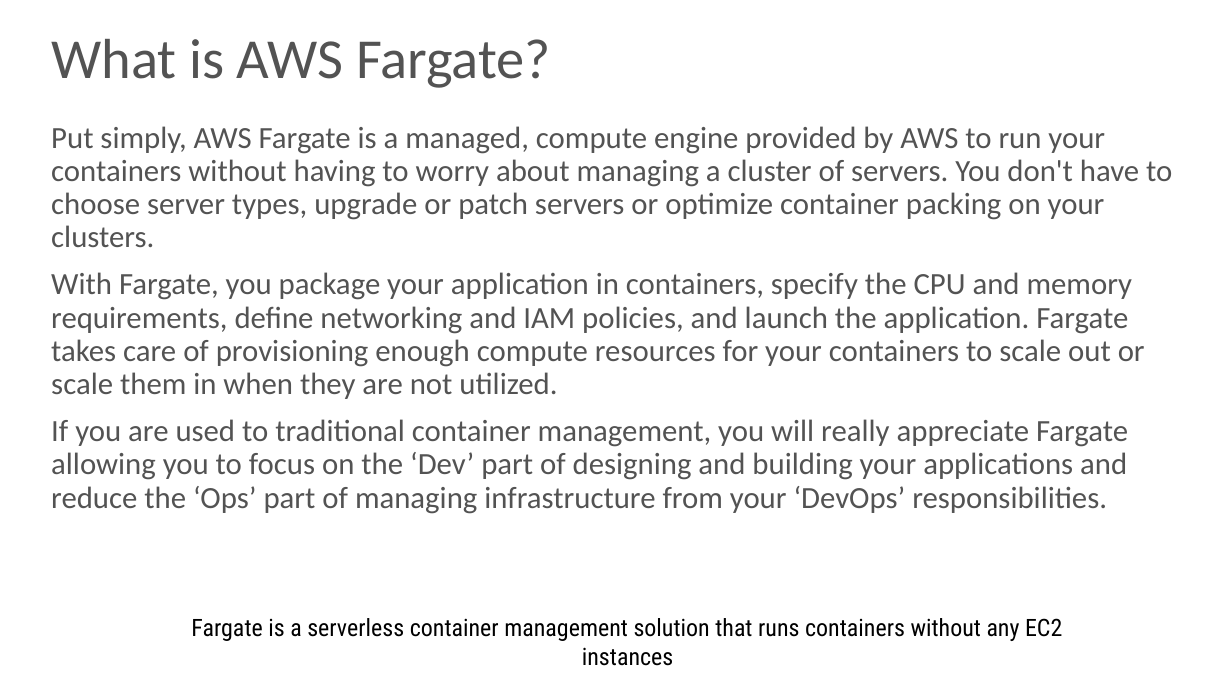
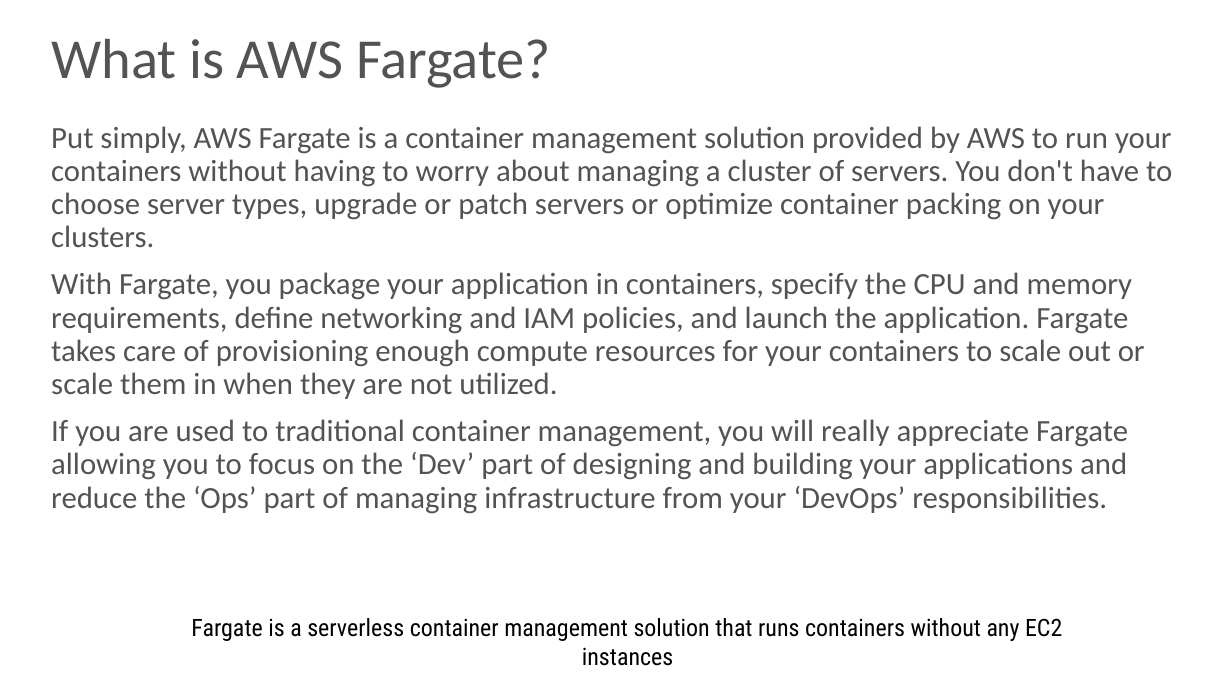
Before and after one commit to skarlekar/fargate-patterns, a slide deck: slide 4 of presentation/Fargate Patterns.pptx. Drawn at 1232x693 pixels with LibreOffice and Linux fonts; fonts in the diff are those of the drawing; background and template pictures are left out. Boxes give left, top, right and bottom in pixels: in the first picture for what was removed or moved away, otherwise in the second. Text is boxed around its words. In the diff, an @@ line names an element or a change of style, - is before the commit and + after.

```diff
--- a/presentation/Fargate Patterns.pptx
+++ b/presentation/Fargate Patterns.pptx
@@ text at (51, 126, 1172, 247): text changed @@
-Put simply, AWS Fargate is a managed, compute engine provided by AWS to run your containers without having to worry about managing a cluster of servers. You don't have to choose server types, upgrade or patch servers or optimize container packing on your clusters.
+Put simply, AWS Fargate is a container management solution provided by AWS to run your containers without having to worry about managing a cluster of servers. You don't have to choose server types, upgrade or patch servers or optimize container packing on your clusters.
```
Also in this commit, not shown: 4 other slides changed, 1 slide removed, 1 other file.
